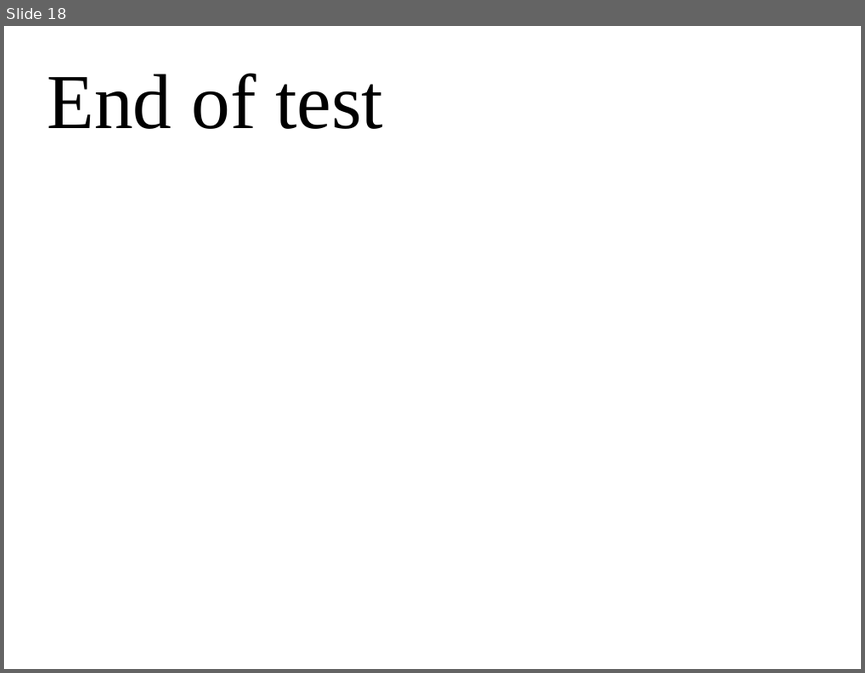
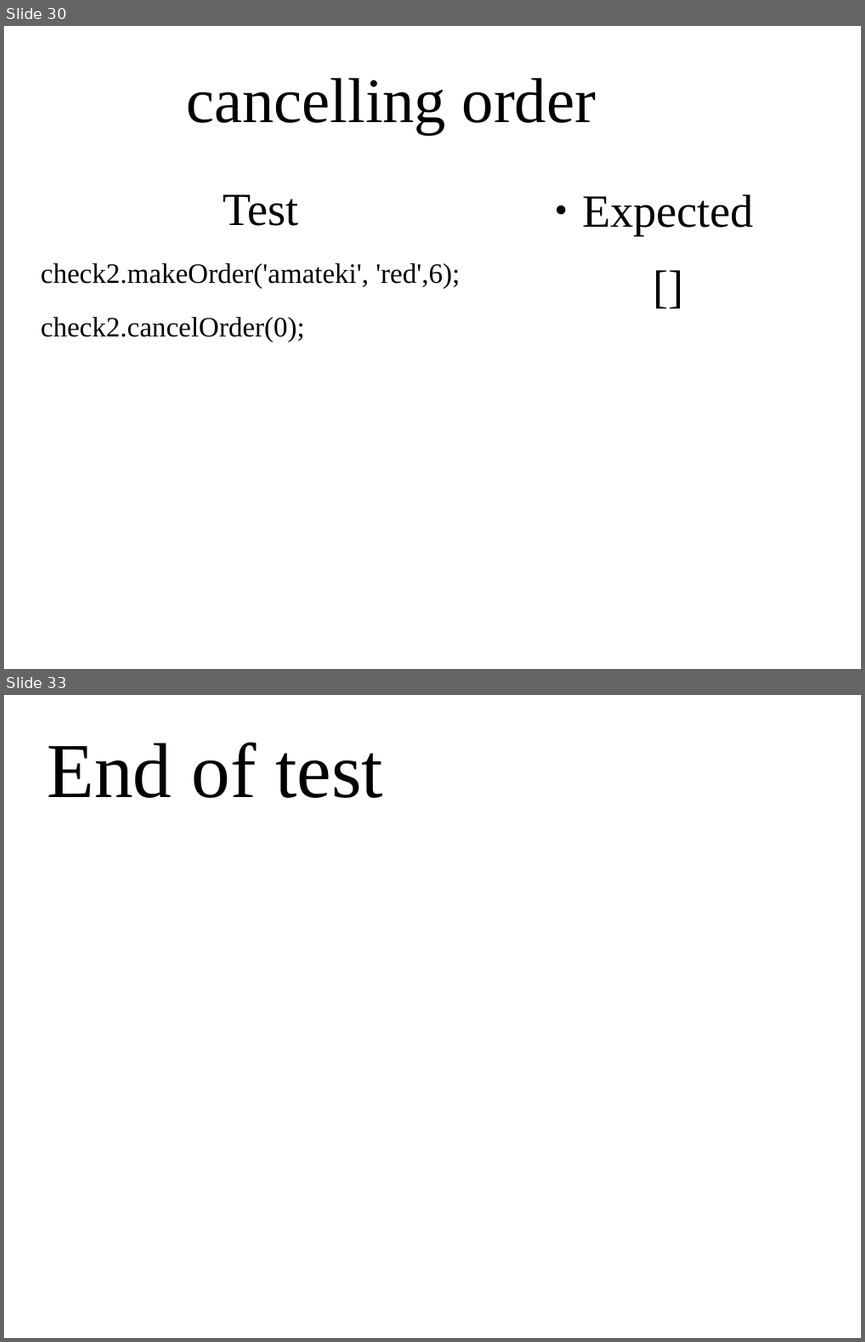
Before and after one commit to TaSiya/shoe, a slide deck: project presentation.odp. Shown one above the other, each under a label of ours: slide 18 before the commit, slides 30 and 33 after it; the slides between them are not shown. The pictures are 865x673 and 865x1342 pixels, drawn with LibreOffice and Linux fonts; fonts in the diff are those of the drawing; background and template pictures are left out. Boxes give left, top, right and bottom in pixels: in the first picture for what was removed or moved away, otherwise in the second. Text is boxed around its words. In the diff, an @@ line names an element or a change of style, - is before the commit and + after.

```diff
--- a/project presentation.odp
+++ b/project presentation.odp
@@ slide 30 added at bbox=[4, 26, 861, 669], background picture (left out) @@
@@ title added at bbox=[186, 78, 596, 135], 58.7 pt, text #000000 @@
+cancelling order
@@ text added at bbox=[41, 194, 460, 342], 26 pt, text #000000 @@
+Test
+check2.makeOrder('amateki', 'red',6);
+check2.cancelOrder(0);
@@ text added at bbox=[582, 194, 753, 235], 42.7 pt, text #000000 @@
+● Expected
+[]
@@ what was slide 18 is now slide 33 @@
```
Also in this commit, not shown: 2 slides changed, 14 other slides added, 3 other files.
